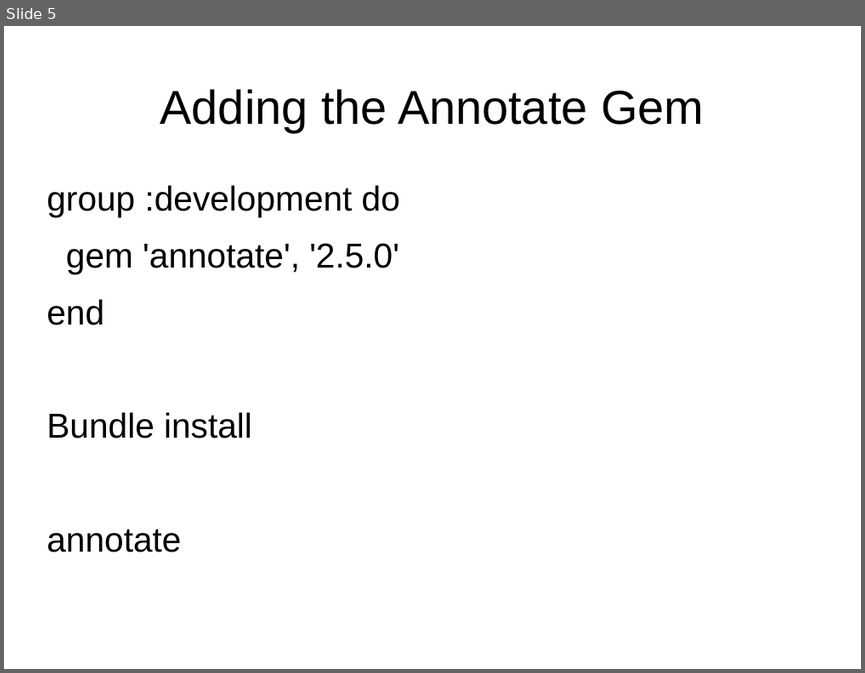
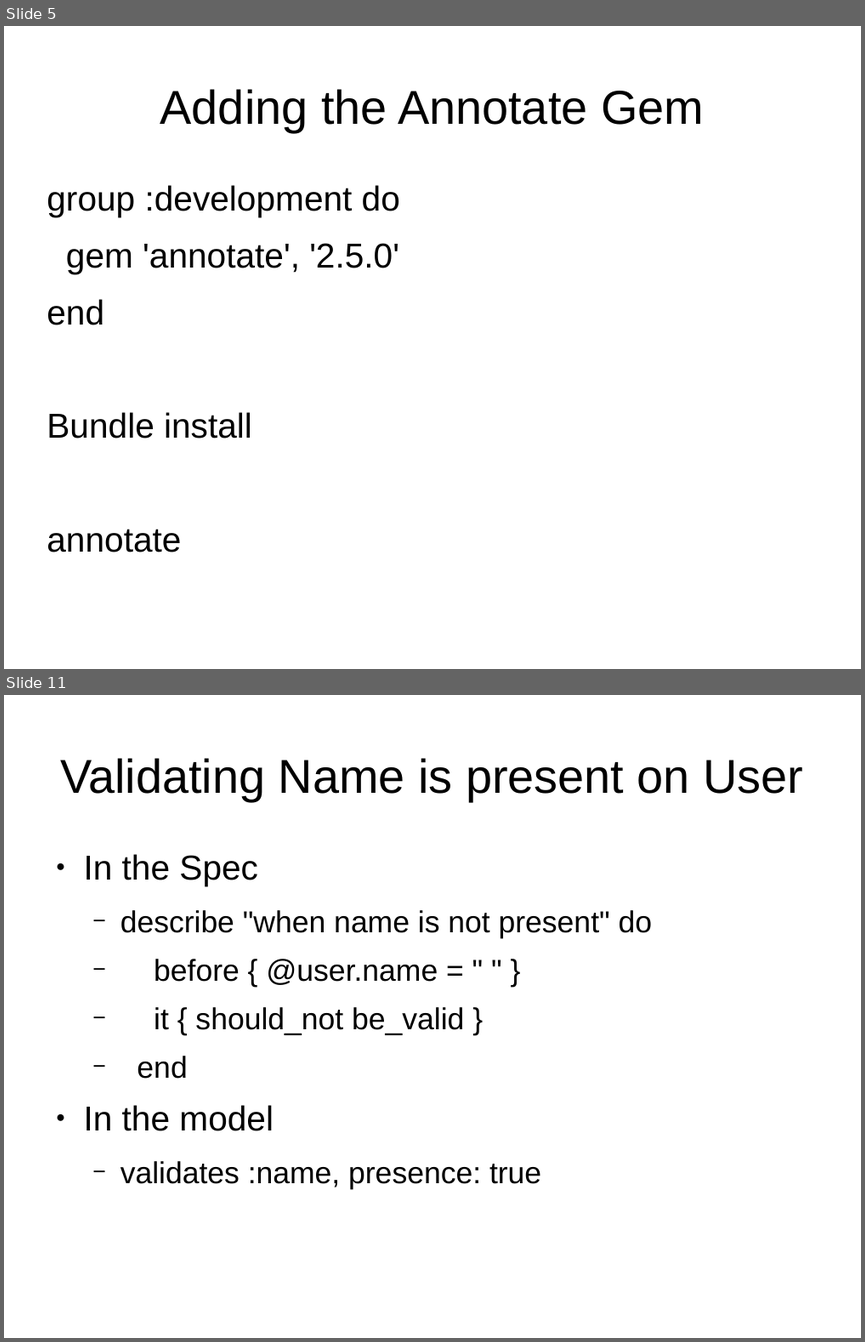
Before and after one commit to EmeraldCityProgrammingGroup/presentations-2013, a slide deck: ModelingUsers.odp. Shown one above the other, each under a label of ours: slide 5 before the commit, slides 5 and 11 after it; the slides between them are not shown. The pictures are 865x673 and 865x1342 pixels, drawn with LibreOffice and Linux fonts; fonts in the diff are those of the drawing. Boxes give left, top, right and bottom in pixels: in the first picture for what was removed or moved away, otherwise in the second. Text is boxed around its words. In the diff, an @@ line names an element or a change of style, - is before the commit and + after.

Commit message:
Have ch6 done through the validations

```diff
--- a/ModelingUsers.odp
+++ b/ModelingUsers.odp
@@ slide 11 added at [4, 695, 861, 1338], background #FFFFFF @@
@@ title added at [60, 758, 803, 801], 44 pt, text #000000 @@
+Validating Name is present on User
@@ text added at [84, 854, 653, 1189], 28 pt, text #000000 @@
+● In the Spec
+  − describe "when name is not present" do
+  − before { @user.name = " " }
+  − it { should_not be_valid }
+  − end
+● In the model
+  − validates :name, presence: true
```
Also in this commit, not shown: 13 other slides added.
